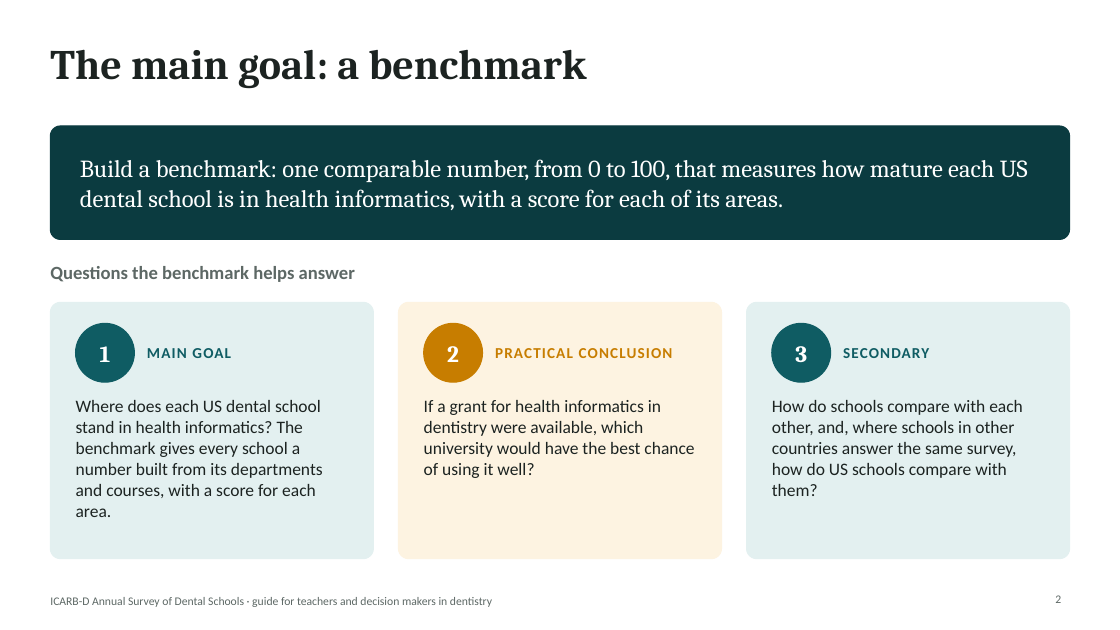
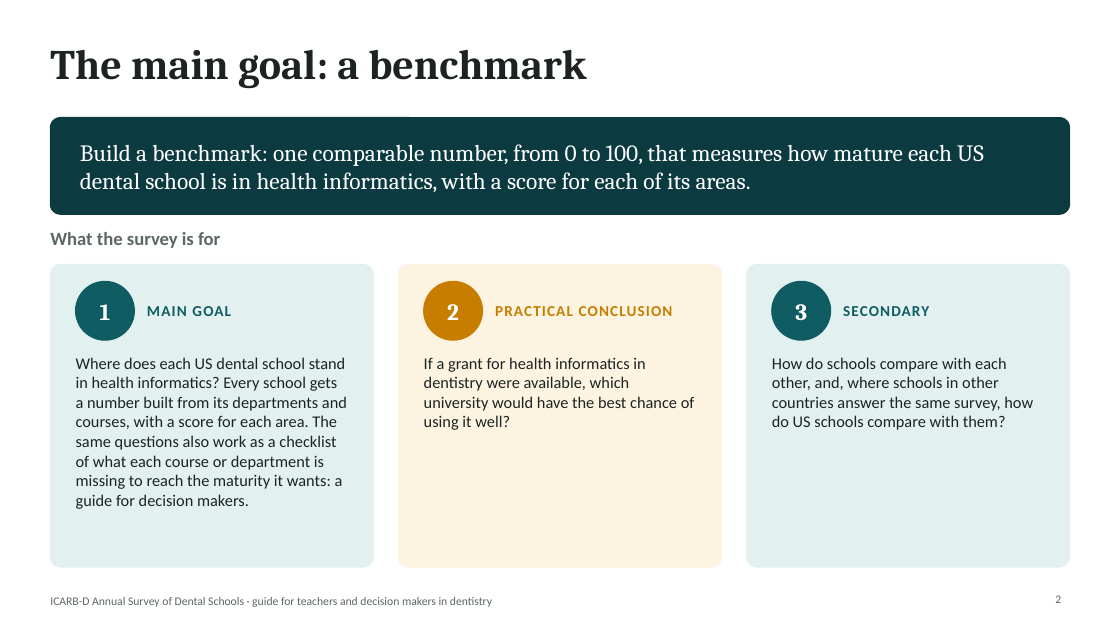
Before and after one commit to igoralves1/AI-assessment-DS-2026, a slide deck: slide 2 of public/downloads/ICARB-D-Survey-Teacher-Slides.pptx. Drawn at 1120x630 pixels with LibreOffice and Linux fonts; fonts in the diff are those of the drawing. Boxes give left, top, right and bottom in pixels: in the first picture for what was removed or moved away, otherwise in the second. Text is boxed around its words. In the diff, an @@ line names an element or a change of style, - is before the commit and + after.

Commit message:
Main goal: the survey also works as a checklist and guide for decision makers

```diff
--- a/public/downloads/ICARB-D-Survey-Teacher-Slides.pptx
+++ b/public/downloads/ICARB-D-Survey-Teacher-Slides.pptx
@@ rounded rectangle resized from (x1=50, y1=126, x2=1070, y2=239) to (x1=50, y1=118, x2=1070, y2=214) @@
@@ text "Build a benchmark: one comparable ..." moved from (x1=80, y1=159, x2=1028, y2=210) to (x1=80, y1=144, x2=984, y2=192) @@
@@ text "Build a benchmark: one comparable ..." at (x1=80, y1=144, x2=984, y2=192): size 21 to 20 pt @@
@@ text at (x1=50, y1=232, x2=220, y2=248): text changed @@
-Questions the benchmark helps answer
+What the survey is for
@@ proportions changed in 4 elements at (x1=50, y1=118, x2=1070, y2=214), (x1=398, y1=265, x2=721, y2=567), (x1=747, y1=265, x2=1070, y2=567), (x1=50, y1=265, x2=373, y2=567) @@
@@ rounded rectangle resized from (x1=50, y1=302, x2=373, y2=559) to (x1=50, y1=265, x2=373, y2=567) @@
@@ rounded rectangle resized from (x1=398, y1=302, x2=721, y2=559) to (x1=398, y1=265, x2=721, y2=567) @@
@@ rounded rectangle resized from (x1=747, y1=302, x2=1070, y2=559) to (x1=747, y1=265, x2=1070, y2=567) @@
@@ 6 texts, 3 ellipses moved together from (x1=76, y1=323, x2=929, y2=382) to (x1=76, y1=281, x2=929, y2=340) @@
@@ text at (x1=76, y1=357, x2=347, y2=509): text changed; size 15 to 14 pt @@
-Where does each US dental school stand in health informatics? The benchmark gives every school a number built from its departments and courses, with a score for each area.
+Where does each US dental school stand in health informatics? Every school gets a number built from its departments and courses, with a score for each area. The same questions also work as a checklist of what each course or department is missing to reach the maturity it wants: a guide for decision makers.
@@ text "If a grant for health ..." moved from (x1=424, y1=400, x2=694, y2=478) to (x1=424, y1=357, x2=695, y2=430) @@
@@ text "If a grant for health ..." at (x1=424, y1=357, x2=695, y2=430): size 15 to 14 pt @@
@@ text "How do schools compare with ..." at (x1=772, y1=357, x2=1033, y2=430): size 15 to 14 pt @@
@@ text "How do schools compare with ..." moved from (x1=772, y1=400, x2=1023, y2=496) to (x1=772, y1=357, x2=1033, y2=430) @@
```
Also in this commit, not shown: 1 other slide changed, 11 other files.
